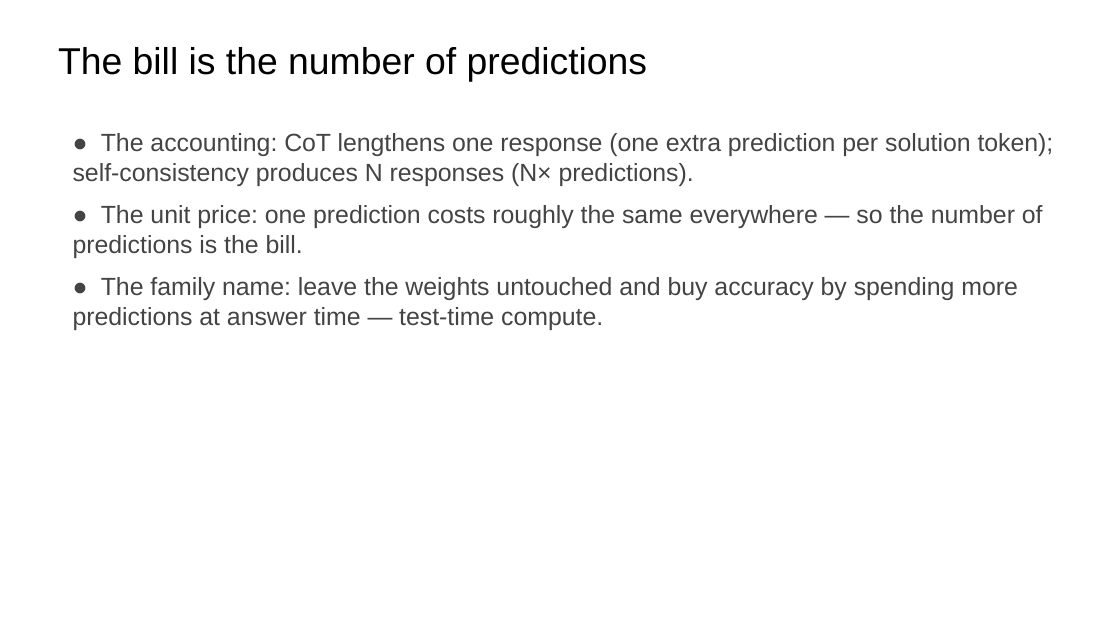
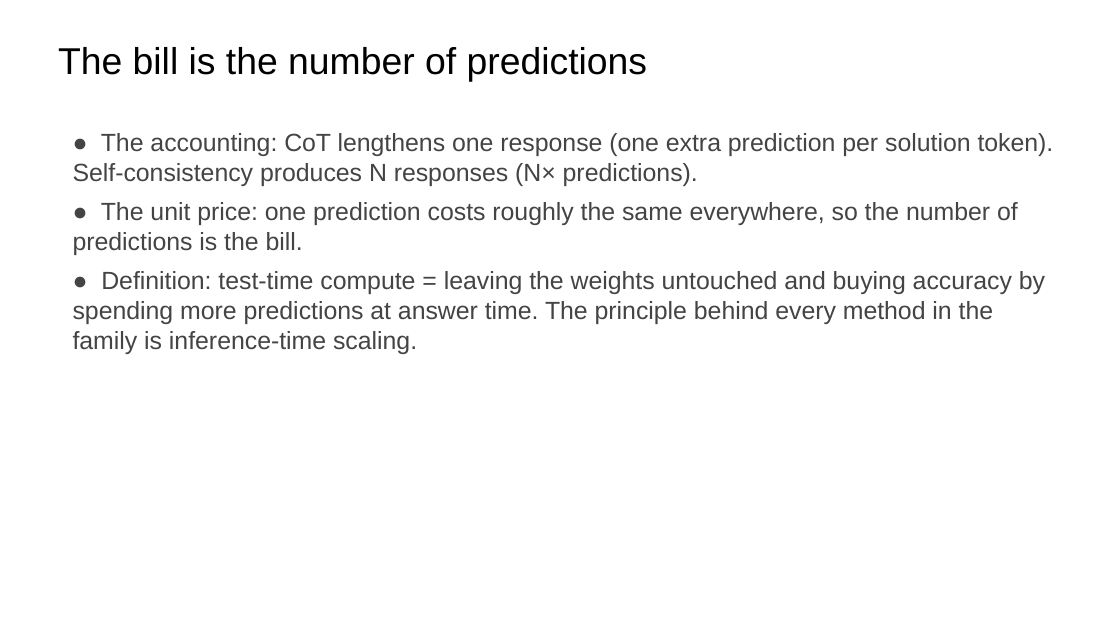
Before and after one commit to ralbu85/stml_2026, a slide deck: slide 27 of lectures/week02/slides-draft-w2.pptx. Drawn at 1120x630 pixels with LibreOffice and Linux fonts; fonts in the diff are those of the drawing. Boxes give left, top, right and bottom in pixels: in the first picture for what was removed or moved away, otherwise in the second. Text is boxed around its words. In the diff, an @@ line names an element or a change of style, - is before the commit and + after.

```diff
--- a/lectures/week02/slides-draft-w2.pptx
+++ b/lectures/week02/slides-draft-w2.pptx
@@ text at box(73, 133, 1054, 354): text changed @@
-● The accounting: CoT lengthens one response (one extra prediction per solution token); self-consistency produces N responses (N× predictions).
-● The unit price: one prediction costs roughly the same everywhere — so the number of predictions is the bill.
-● The family name: leave the weights untouched and buy accuracy by spending more predictions at answer time — test-time compute.
+● The accounting: CoT lengthens one response (one extra prediction per solution token). Self-consistency produces N responses (N× predictions).
+● The unit price: one prediction costs roughly the same everywhere, so the number of predictions is the bill.
+● Definition: test-time compute = leaving the weights untouched and buying accuracy by spending more predictions at answer time. The principle behind every method in the family is inference-time scaling.
```
Also in this commit, not shown: 22 other slides changed, 1 slide added, 1 slide removed, 2 other files.
